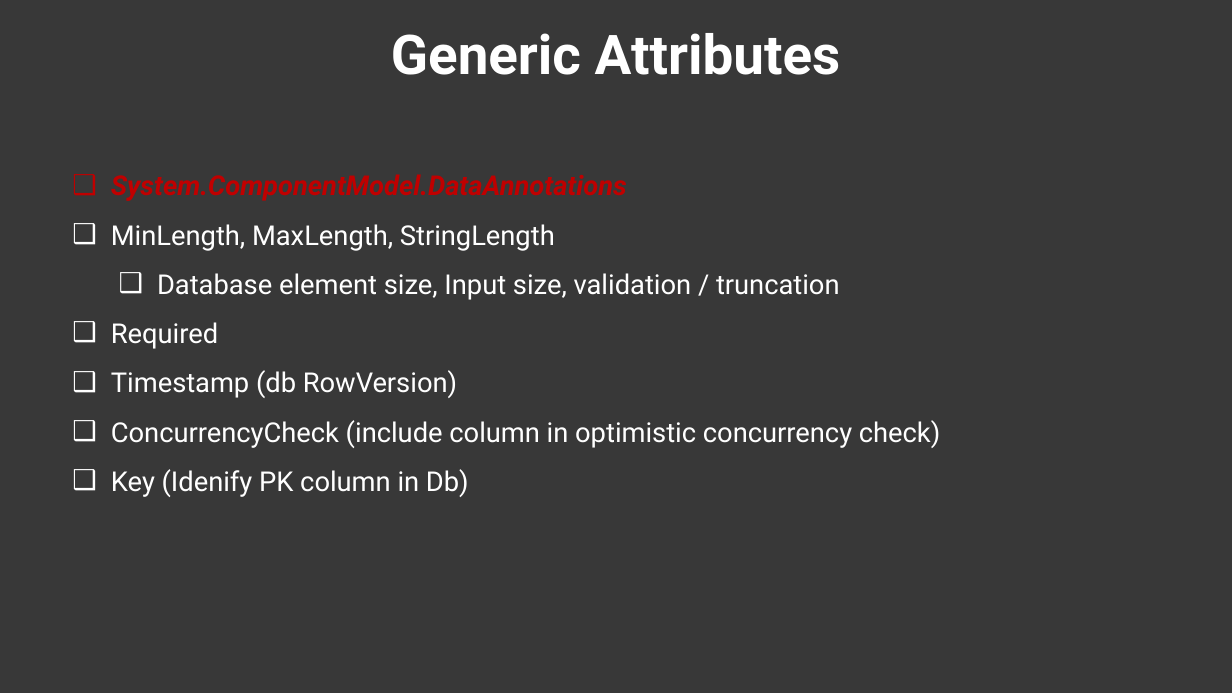
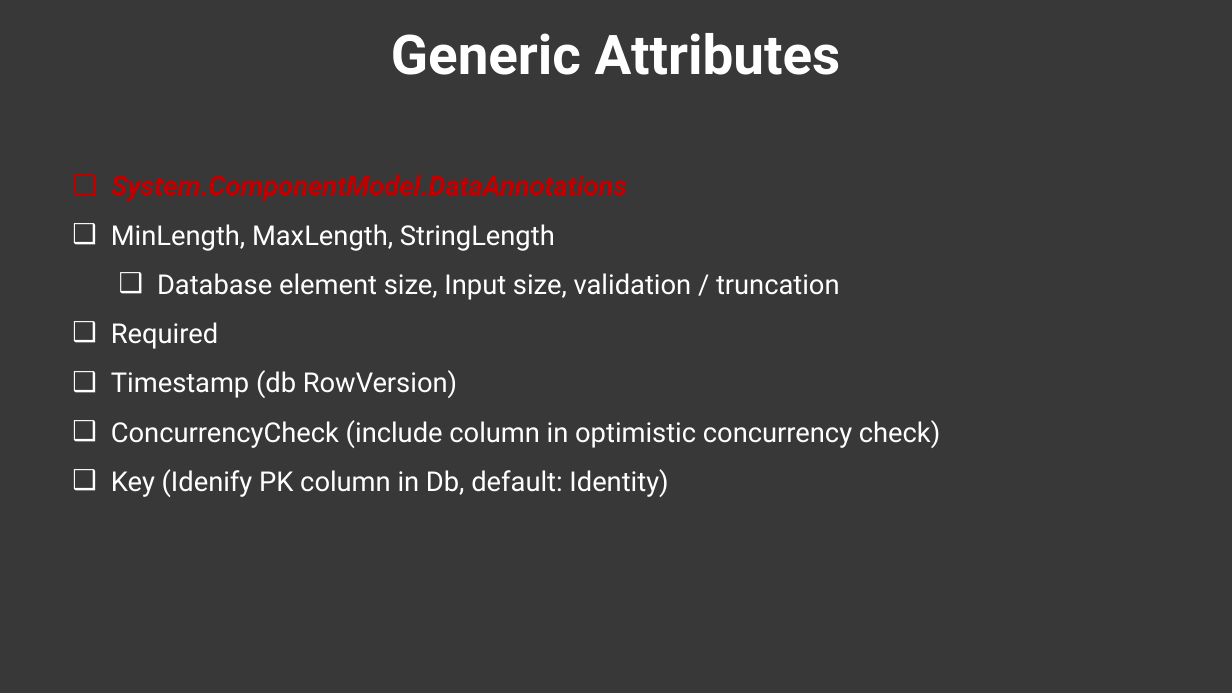
Before and after one commit to twalkerb/Entity-foundation-.NET-6, a slide deck: slide 5 of Sections/Section 2/Entity Fundamentals Using .NET 6_Section 2.pptx. Drawn at 1232x693 pixels with LibreOffice and Linux fonts; fonts in the diff are those of the drawing; background and template pictures are left out; a plain dark background stands for a picture behind light text. Boxes give left, top, right and bottom in pixels: in the first picture for what was removed or moved away, otherwise in the second. Text is boxed around its words. In the diff, an @@ line names an element or a change of style, - is before the commit and + after.

Commit message:
post section 2 video 2

```diff
--- a/Sections/Section 2/Entity Fundamentals Using .NET 6_Section 2.pptx
+++ b/Sections/Section 2/Entity Fundamentals Using .NET 6_Section 2.pptx
@@ text at (x1=111, y1=469, x2=668, y2=497): text changed @@
-❑ Key (Idenify PK column in Db)
+❑ Key (Idenify PK column in Db, default: Identity)
```
